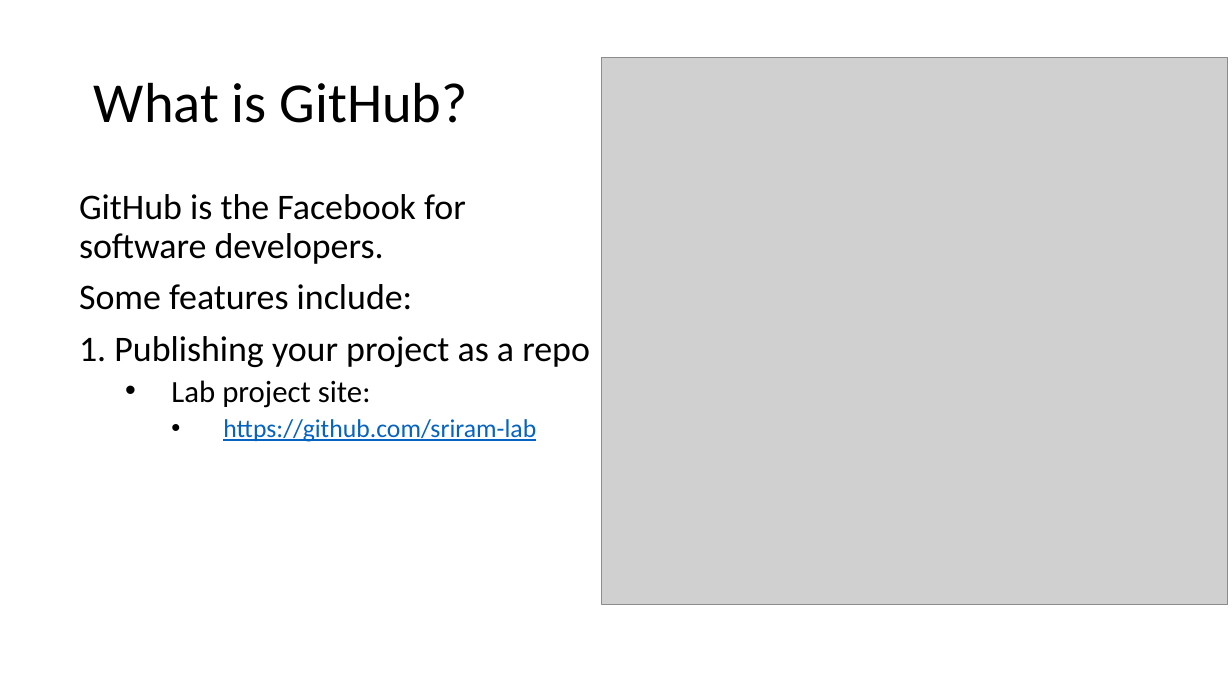
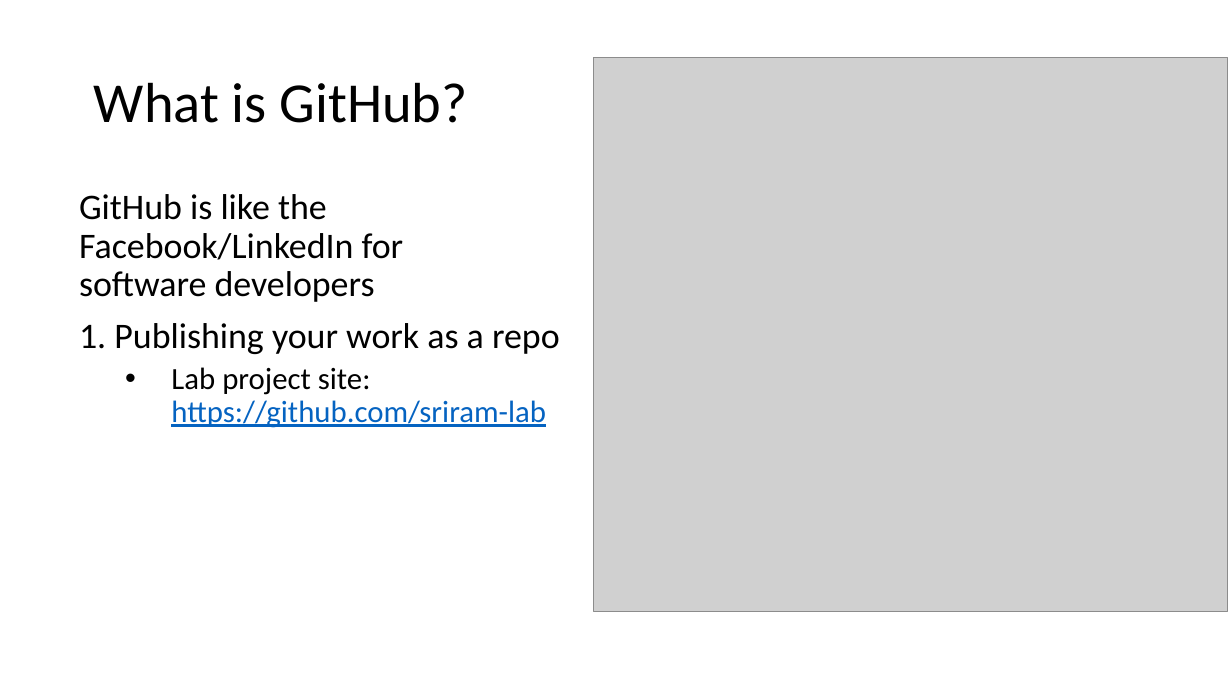
Before and after one commit to sriram-lab/github, a slide deck: slide 6 of GitHub-Intro.pptx (slide 8 before the commit). Drawn at 1232x693 pixels with LibreOffice and Linux fonts; fonts in the diff are those of the drawing; grey boxes stand for pictures. Boxes give left, top, right and bottom in pixels: in the first picture for what was removed or moved away, otherwise in the second. Text is boxed around its words. In the diff, an @@ line names an element or a change of style, - is before the commit and + after.

```diff
--- a/GitHub-Intro.pptx
+++ b/GitHub-Intro.pptx
@@ picture: place and size @@
-picture at (602, 57, 1228, 605)
+picture at (594, 57, 1228, 612)
@@ text at (79, 194, 560, 428): text changed @@
-GitHub is the Facebook for software developers.
-Some features include:
-1. Publishing your project as a repo
-  • Lab project site:
-    • https://github.com/sriram-lab
+GitHub is like the Facebook/LinkedIn for software developers
+1. Publishing your work as a repo
+  • Lab project site: https://github.com/sriram-lab
```
Also in this commit, not shown: 9 other slides changed, 5 slides added, 1 slide removed.
